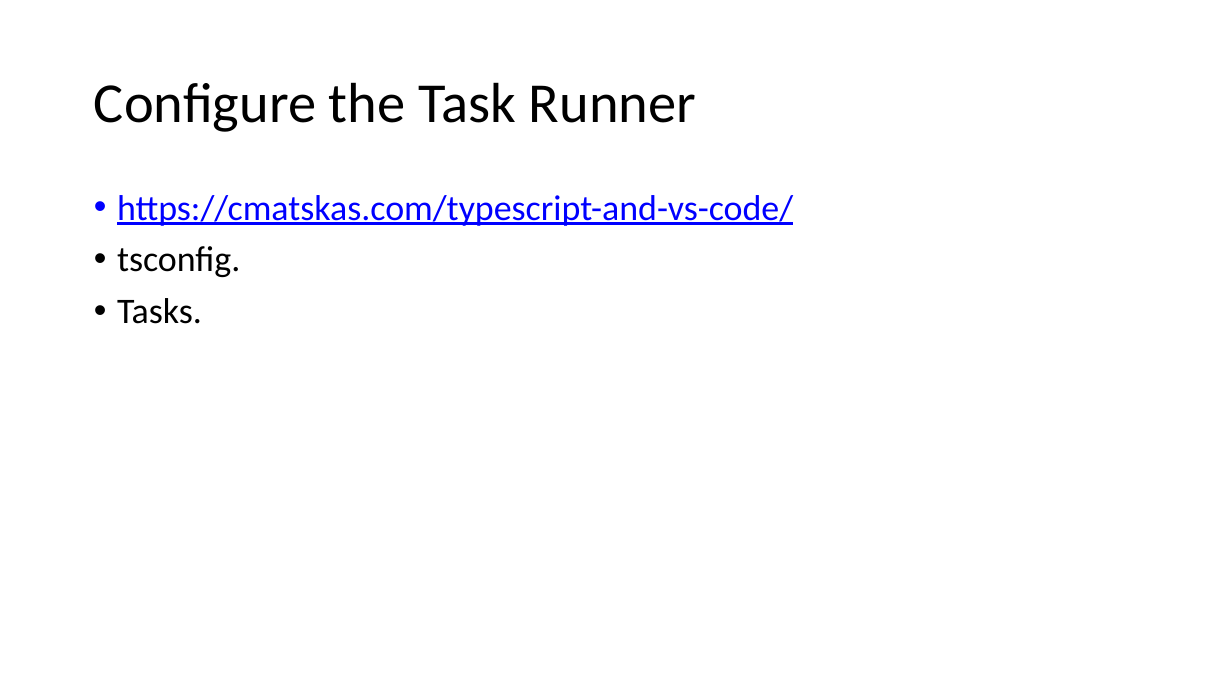
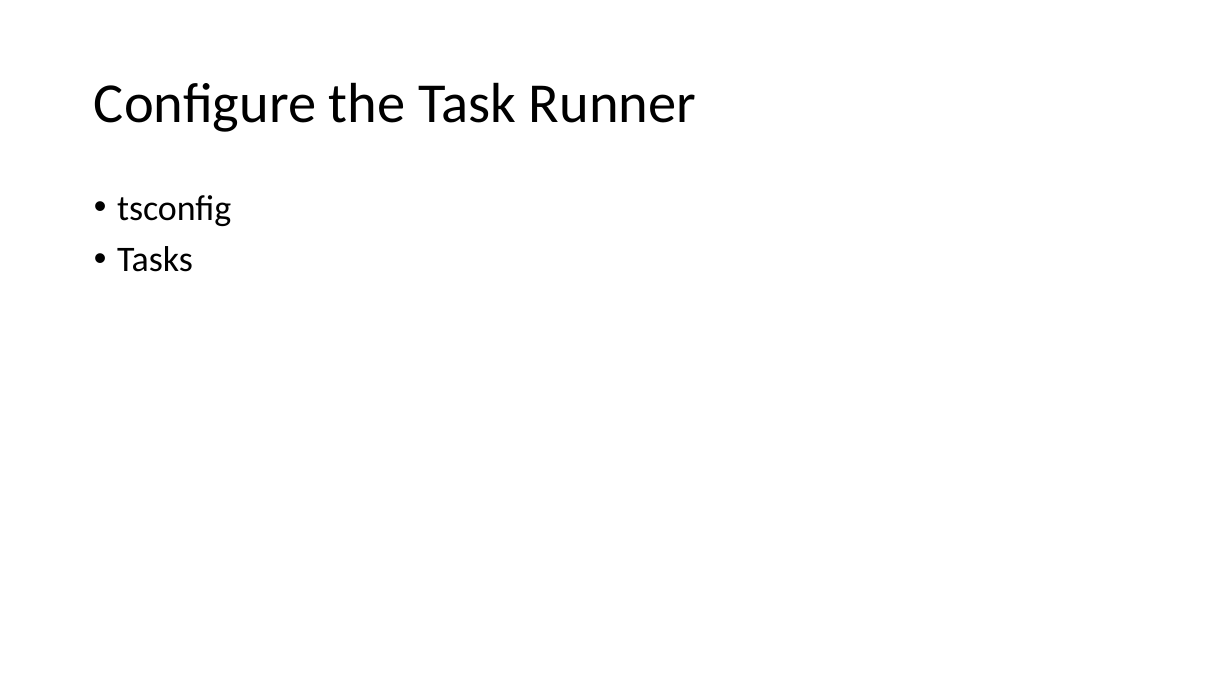
Before and after one commit to BionStt/presentations-2, a slide deck: slide 28 of TypeScript.pptx (slide 9 before the commit). Drawn at 1232x693 pixels with LibreOffice and Linux fonts; fonts in the diff are those of the drawing. Boxes give left, top, right and bottom in pixels: in the first picture for what was removed or moved away, otherwise in the second. Text is boxed around its words. In the diff, an @@ line names an element or a change of style, - is before the commit and + after.

```diff
--- a/TypeScript.pptx
+++ b/TypeScript.pptx
@@ text at <box>117,195,231,272</box>: text changed; text colour #0000FF to #000000 @@
-• https://cmatskas.com/typescript-and-vs-code/
-• tsconfig.
-• Tasks.
+• tsconfig
+• Tasks
```
Also in this commit, not shown: 10 other slides changed, 48 slides added, 3 slides removed.
